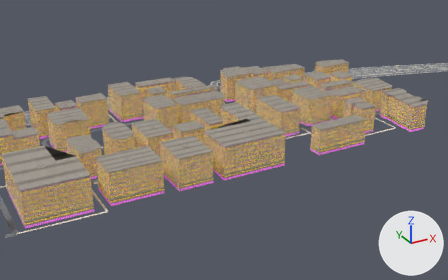
A saved change to the glTF model public/models/urban-north-stage6.glb.
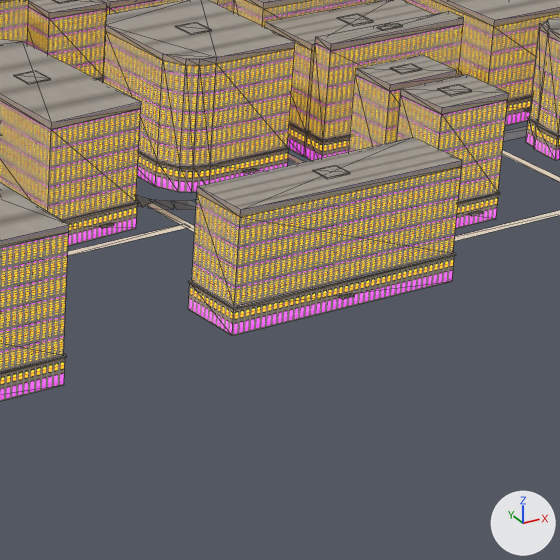
Each version appears first from a 50 mm lens placed at (-532.0, -155.0, 373.0), pointed at (-128.0, 579.0, 6.0), and next in a close-up on the part from 61% to 86% of the width and 31% to 72% of the height. The lights are fixed; the arrows at lower right show +X, +Y and +Z. The last two pictures show the newer version. The close-ups show mesh edges as thin lines.

Objects in the first close-up: 'urban-hotel-2106-N106', 'urban-hotel-2110-N110', 'urban-hotel-2112-N112', 'urban-hotel-2117-N117', 'urban-hotel-701-N103', 'urban-hotel-702-N156', 'urban-hotel-703-N107', 'urban-hotel-706-N101', 'urban-hotel-707-N115', 'urban-hotel-709-N114', 'urban-hotel-710-N113', 'urban-hotel-715-N109' and 5 more.
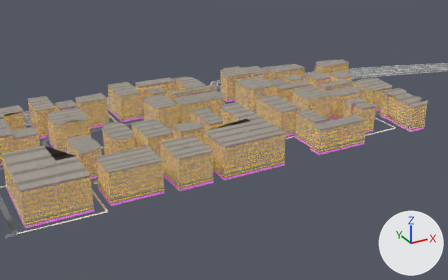
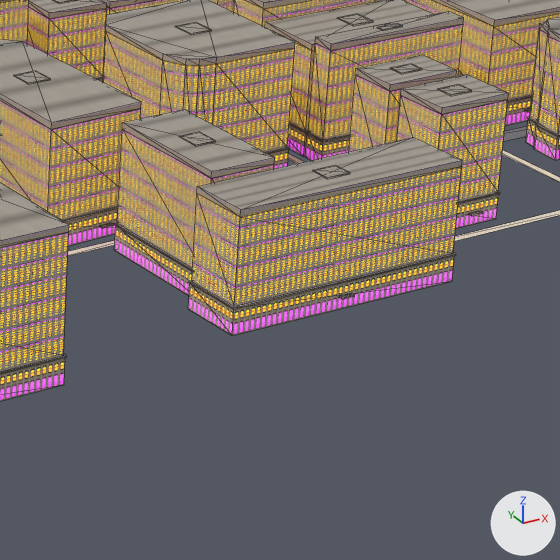
What the commit changed:
Mesh me_urban_hotel_2104_n104 is new.
It has 48 vertices, 60 faces and spans x -25.1..-0.8, y 499.4..547.4, z 0.0..42.9.
It uses material mat_urbanfacademat.
Object 'urban-hotel-2104-N104' (ob_urban_hotel_2104_n104) is new; it shows me_urban_hotel_2104_n104.
Its location is (0.0, 0.0, 0.0).

What differs and where, as boxes (x1, y1, x2, y2) in the close-ups (560 x 560 px):
'urban-hotel-2104-N104', added
    after: (114, 110, 275, 296)
